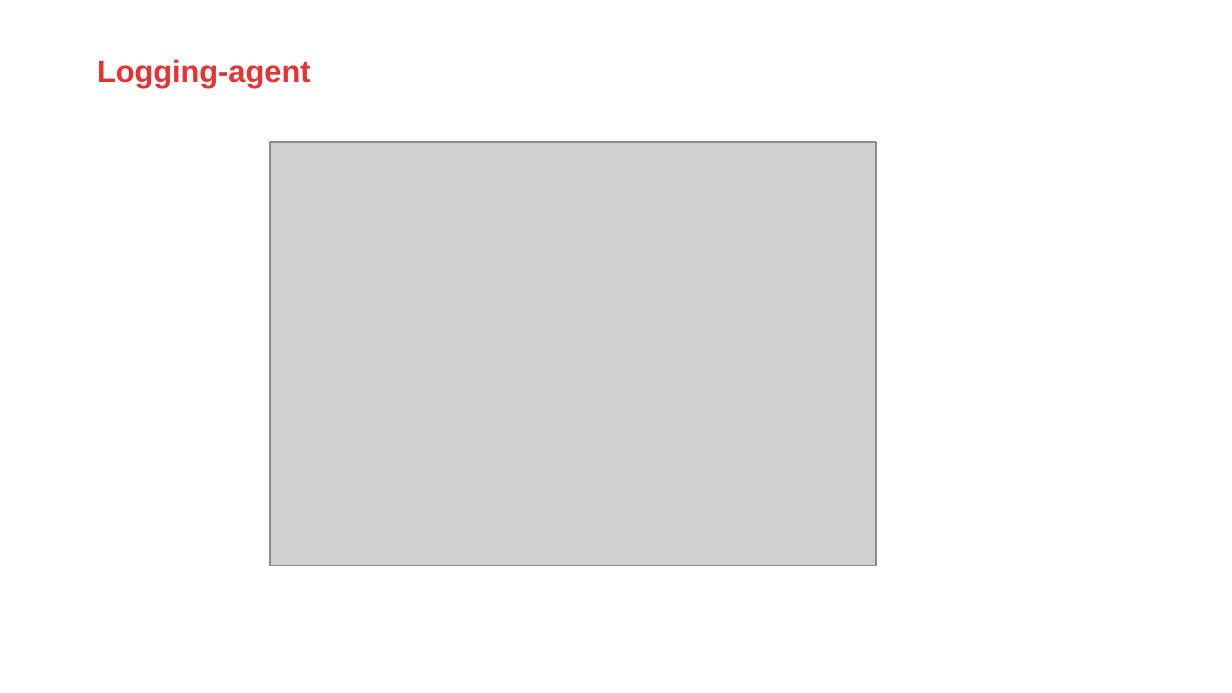
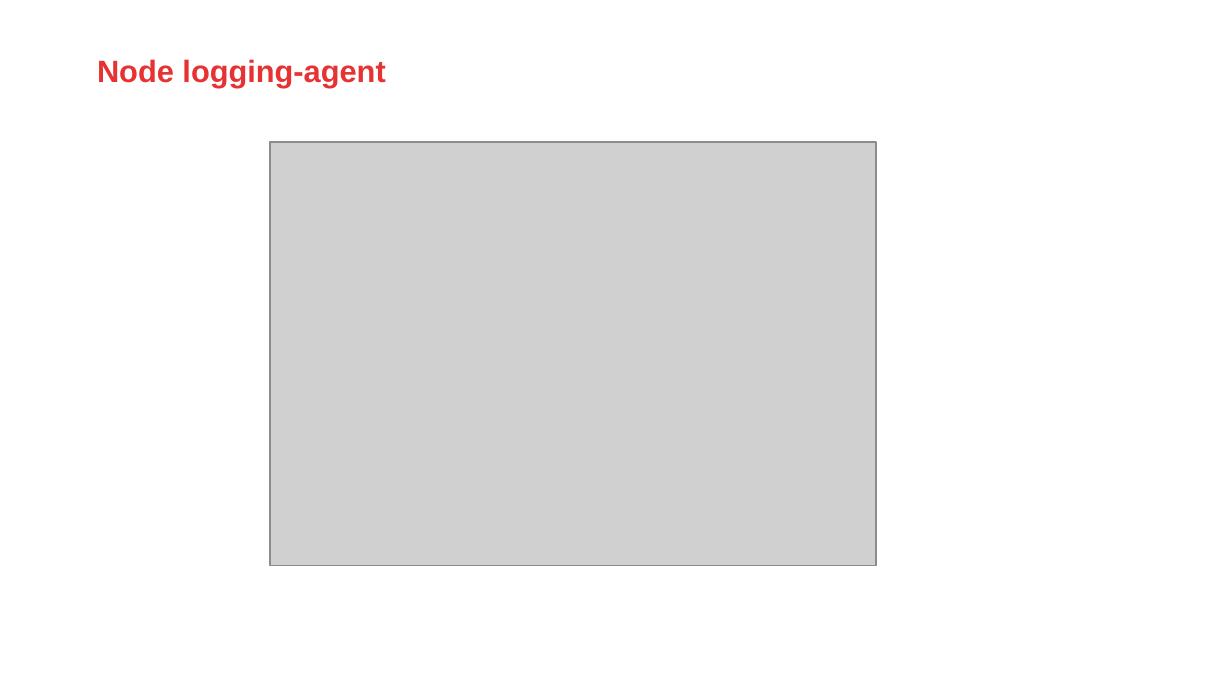
Before and after one commit to AMIS-Services/sig-kubernetes, a slide deck: slide 9 of SIG02-logging/Logging.pptx (slide 5 before the commit). Drawn at 1232x693 pixels with LibreOffice and Linux fonts; fonts in the diff are those of the drawing; grey boxes stand for pictures; background and template pictures are left out. Boxes give left, top, right and bottom in pixels: in the first picture for what was removed or moved away, otherwise in the second. Text is boxed around its words. In the diff, an @@ line names an element or a change of style, - is before the commit and + after.

```diff
--- a/SIG02-logging/Logging.pptx
+++ b/SIG02-logging/Logging.pptx
@@ title at bbox=[97, 59, 385, 87]: text changed @@
-Logging-agent
+Node logging-agent
```
Also in this commit, not shown: 11 slides added, 1 slide removed, 1 other file.
